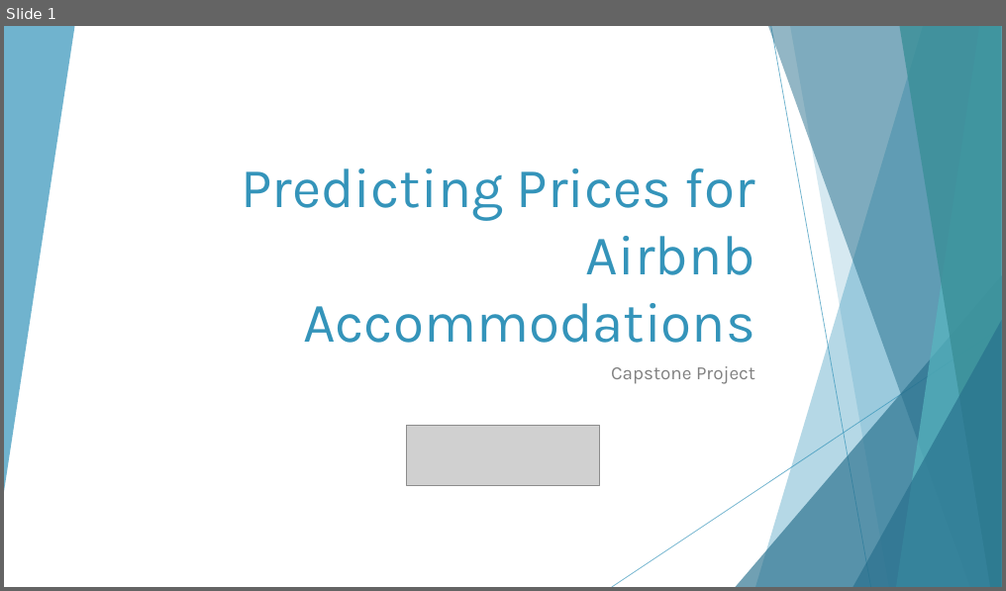
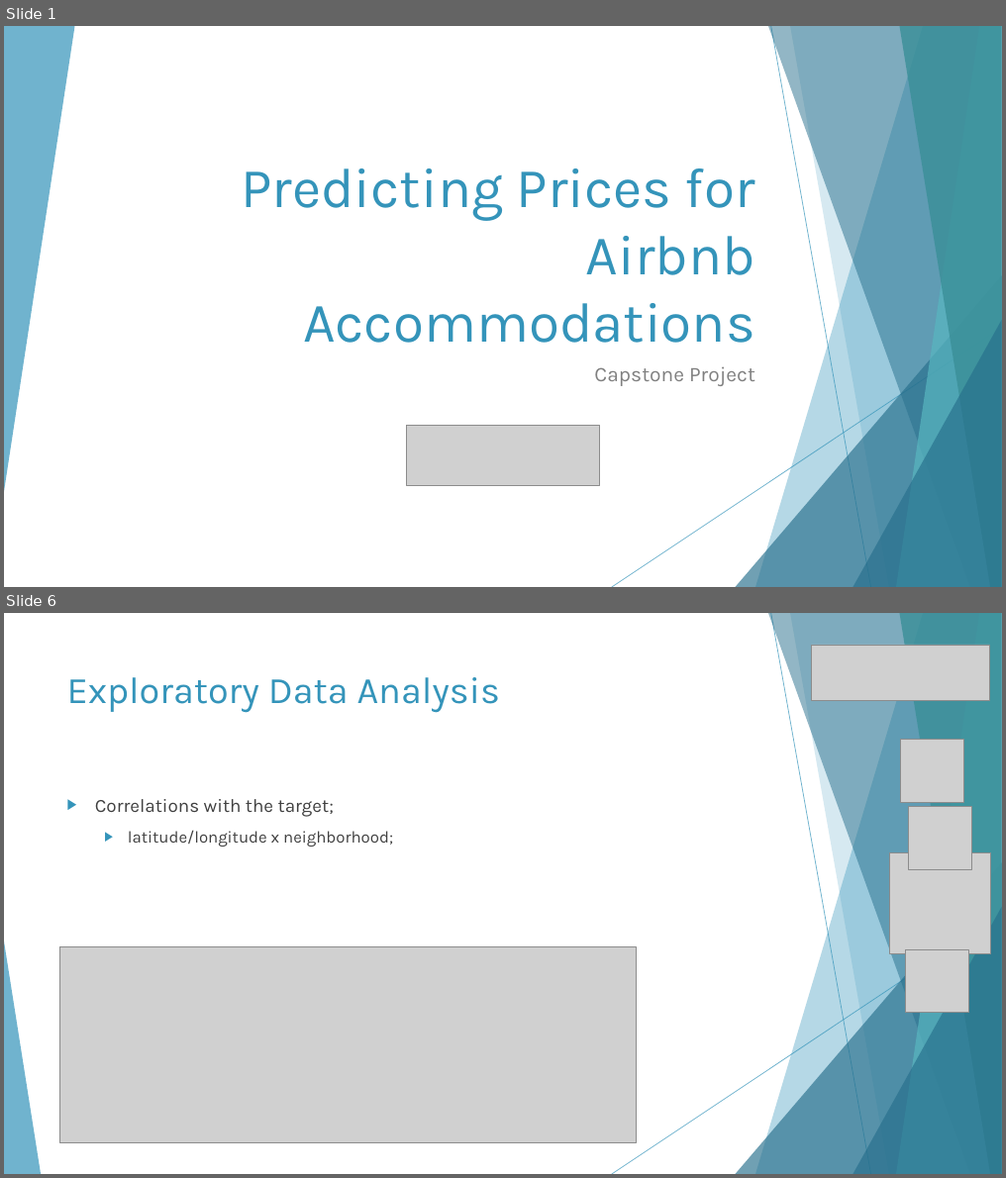
Before and after one commit to sresende/airbnb_data_analysis, a slide deck: Airbnb Presentation.pptx. Shown one above the other, each under a label of ours: slide 1 before the commit, slides 1 and 6 after it; the slides between them are not shown. The pictures are 1006x591 and 1006x1178 pixels, drawn with LibreOffice and Linux fonts; fonts in the diff are those of the drawing; grey boxes stand for pictures. Boxes give left, top, right and bottom in pixels: in the first picture for what was removed or moved away, otherwise in the second. Text is boxed around its words. In the diff, an @@ line names an element or a change of style, - is before the commit and + after.

```diff
--- a/Airbnb Presentation.pptx
+++ b/Airbnb Presentation.pptx
@@ slide 6 added at (x1=4, y1=613, x2=1002, y2=1174), background #FFFFFF; not listed: 9 template elements that a slide beside it also shows @@
@@ picture added at (x1=811, y1=645, x2=989, y2=700) @@
@@ title added at (x1=67, y1=677, x2=500, y2=713), 36 pt, text #3494BA @@
+Exploratory Data Analysis
@@ picture added at (x1=901, y1=740, x2=963, y2=802) @@
@@ text added at (x1=95, y1=799, x2=393, y2=847), 16 pt, text #404040 @@
+▶ Correlations with the target;
+  ▶ latitude/longitude x neighborhood;
@@ picture added at (x1=908, y1=807, x2=971, y2=869) @@
@@ picture added at (x1=890, y1=853, x2=991, y2=955) @@
@@ triangle added at (x1=4, y1=942, x2=41, y2=1174), fill #3494BA at 70% opacity @@
@@ picture added at (x1=59, y1=948, x2=637, y2=1144) @@
@@ picture added at (x1=906, y1=950, x2=969, y2=1013) @@
@@ slide 1 changed as well @@
@@ subtitle "Capstone Project" at (x1=594, y1=367, x2=755, y2=386): size 18 to 20 pt @@
```
Also in this commit, not shown: 2 other slides changed, 12 other slides added, 5 slides removed, 12 other files.
